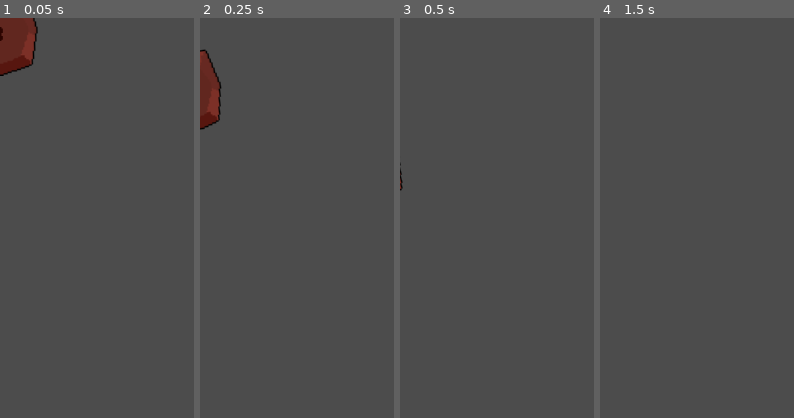
Above: before the commit, frames 1-4 (left to right).
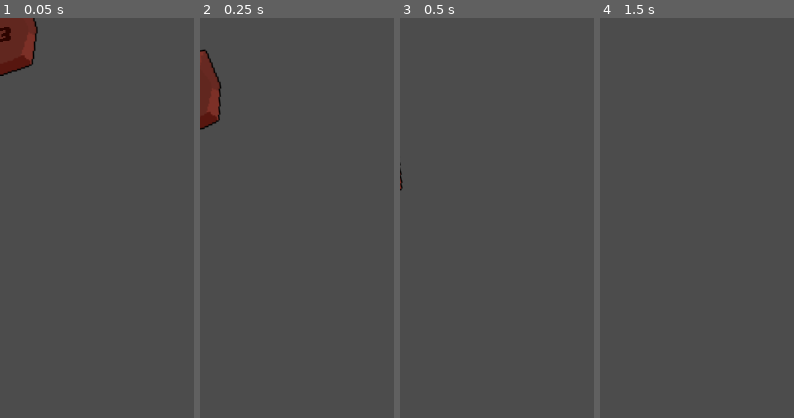
Above: after the commit, the same moments.

Repository: MrZak-dev/godot_3.1_jumping_balls
Game: Godot game, scene res://scenes/pixel_rocks/medium_rock.tscn
Same seed, same stepped clock (60 frames per second), same inputs: the game is played once before the commit and once after it. This scene is started directly instead of the project's main scene.
Inputs (mouse positions are % of the whole screen's width and height, from its top left):
- Up to frame 1 (0.05 s): no input
- Up to frame 2 (0.25 s): no input
- Up to frame 3 (0.5 s): no input
- Up to frame 4 (1.5 s): move the mouse to (72, 45) at 0.52 s; click (72, 45) at 0.67 s; tap Enter at 1.25 s; move the mouse to (30, 55) at 1.27 s; click (30, 55) at 1.42 s
The pictures show only the part of the screen within x 0-50%, y 0-50%; the shares and areas given below are measured in that part.

The runs differ from the first frame. In frame 1, 0.2% of the frame differs, in the area x 0-6%, y 2-6%; in frame 2, nothing differs; in frame 3, nothing differs; in frame 4, nothing differs.

Commit message:
spaceship now dropping rocks

Diff:
--- a/scenes/main_scene.tscn
+++ b/scenes/main_scene.tscn
@@ -111,3 +111,5 @@
 position = Vector2( 721.525, 2200.18 )
 
 [node name="spaceship" parent="." instance=ExtResource( 4 )]
+
+[node name="rocks" type="Node2D" parent="."]
--- a/scenes/pixel_rocks/rock.gd
+++ b/scenes/pixel_rocks/rock.gd
@@ -13,8 +13,9 @@
 var rock_score : int
 
 func _ready():
+	global_variables.number_of_rocks_in_scene += 1 #each time a rock is created increase number of rocks in scene by 1
 	randomize()
-	rock_score = randi() % 20 + 1
+	rock_score = randi() % 50 + 1
 	global_variables.global_rocks_value += rock_score # global rock value increased each time a rock is generated
 	global_variables.current_rocks_value += rock_score # rock value currently in scene
 	raycast = $topRC
@@ -33,7 +34,8 @@
 		velocity.y = min(velocity.y + GRAVITY , 1100)
 	sprite.rotation_degrees += ROTATION * delta ##ball rotation
 	$Label.rect_rotation += ROTATION * delta
-	if rock_score == 0 :
+	if rock_score <= 0 :
+		global_variables.number_of_rocks_in_scene -= 1 #each time a rock is destroyed decrease number of rocks by 1
 		queue_free() # TODO : play explosion animation then free
 
 func _on_AnimatedSprite_animation_finished(): ##signal
--- a/scenes/player/bullet/bullet.gd
+++ b/scenes/player/bullet/bullet.gd
@@ -20,20 +20,19 @@
 func _on_bullet_body_entered(body):
 	speed = -300
 	$AnimatedSprite.play("explosion")
-	body.rock_score -= 1
-	global_variables.current_rocks_value -= 1 # current number of rocks being hitted by the player
+	body.rock_score -= 3
+	global_variables.current_rocks_value -= 3 # current number of rocks being hitted by the player
+	var body_sprite : Node  = body.get_child(0)
+	body_sprite.play("hit_taking")
 
 	#### test each hit if the current rocks value = half of the global rocks value
 	var space_shipt_existence = get_parent().get_node_or_null("/root/main_scene/spaceship")
-	if( global_variables.current_rocks_value < global_variables.global_rocks_value  and space_shipt_existence == null):
-		spaceship.add_to_group("spaceship")
-		get_parent().add_child(spaceship)
+	if( global_variables.current_rocks_value < (global_variables.global_rocks_value/2)  and space_shipt_existence == null and global_variables.number_of_rocks_in_scene < global_variables.total_number_of_rocks):
+		call_deferred("add_spaceship_node")# bring the spaceship to the game
 
+func add_spaceship_node() -> void :
+	get_parent().add_child(spaceship)
 
-
-
-	var body_sprite : Node  = body.get_child(0)
-	body_sprite.play("hit_taking")
 
 func _on_AnimatedSprite_animation_finished():
 	queue_free()
--- a/scenes/player/cannon/player.tscn
+++ b/scenes/player/cannon/player.tscn
@@ -9,7 +9,7 @@
 "frames": [ ExtResource( 2 ), ExtResource( 3 ) ],
 "loop": true,
 "name": "fire",
-"speed": 8.0
+"speed": 16.0
 } ]
 
 [node name="tween_player" type="Area2D"]
@@ -27,7 +27,7 @@
 position = Vector2( -3.56738, -165.708 )
 
 [node name="Timer" type="Timer" parent="."]
-wait_time = 0.25
+wait_time = 0.13
 autostart = true
 
 [node name="CollisionPolygon2D" type="CollisionPolygon2D" parent="."]
--- a/scenes/spaceship/spaceship.gd
+++ b/scenes/spaceship/spaceship.gd
@@ -5,9 +5,9 @@
 onready var tween = get_node("tween")
 onready var spaceship_image = get_node("image")
 onready var center_drop_position = get_node("center_drop_position")
-onready var timer = get_node("Timer")
+onready var spaceship_drop_timer = get_node("spaceship_drop_timer")
 
-onready var center_rock = ROCK.instance()
+
 
 var spaceship_leaving_position : Vector2
 func _ready():
@@ -23,15 +23,19 @@
 		spaceship_leaving_position = Vector2(-720 - spaceship_width ,0)#if it comes from right it complete leaving to left area
 	tween.interpolate_property(self,"position:x",get_position().x,720,2,Tween.TRANS_QUINT,Tween.EASE_OUT) #720 means the center of the screen
 	tween.start()
-	timer.start()
+	spaceship_drop_timer.start()
 
 
 
 func _on_Timer_timeout():
+	var center_rock = ROCK.instance()
 	center_rock.position = center_drop_position.global_position #set the rock position to the position2d node
-	get_parent().add_child(center_rock)# add the rock to parent node (spaceship)
-	tween.interpolate_property(self,"position:x",get_position().x,spaceship_leaving_position.x,3,Tween.TRANS_BACK,Tween.EASE_IN_OUT)
-	tween.start()
+	if global_variables.number_of_rocks_in_scene < global_variables.total_number_of_rocks: # keep dropping rocks untill it reachs total number wanted
+		get_node("/root/main_scene/rocks/").add_child(center_rock)# add the rock to parent node (spaceship)
+		spaceship_drop_timer.start()
+	else:
+		tween.interpolate_property(self,"position:x",get_position().x,spaceship_leaving_position.x,3,Tween.TRANS_BACK,Tween.EASE_IN_OUT)
+		tween.start()
 
 
 
--- a/scenes/spaceship/spaceship.tscn
+++ b/scenes/spaceship/spaceship.tscn
@@ -9,9 +9,6 @@
 [node name="spaceship" type="Area2D"]
 position = Vector2( 730, 300 )
 script = ExtResource( 1 )
-__meta__ = {
-"_edit_group_": true
-}
 
 [node name="image" type="Sprite" parent="."]
 scale = Vector2( 1.8, 1.8 )
@@ -33,10 +30,12 @@
 [node name="left_drop_position" type="Position2D" parent="."]
 position = Vector2( -480, 100 )
 
-[node name="Timer" type="Timer" parent="."]
-wait_time = 3.0
+[node name="spaceship_drop_timer" type="Timer" parent="."]
+wait_time = 2.0
 one_shot = true
 
 [node name="VisibilityNotifier2D" type="VisibilityNotifier2D" parent="."]
-[connection signal="timeout" from="Timer" to="." method="_on_Timer_timeout"]
+position = Vector2( 0.5, -0.5 )
+scale = Vector2( 67.85, 27.95 )
+[connection signal="timeout" from="spaceship_drop_timer" to="." method="_on_Timer_timeout"]
 [connection signal="viewport_exited" from="VisibilityNotifier2D" to="." method="_on_VisibilityNotifier2D_viewport_exited"]
--- a/scripts/global_variables.gd
+++ b/scripts/global_variables.gd
@@ -3,11 +3,9 @@
 #game variables
 var global_rocks_value : int = 0 # contains rocks value in general from the level beginning
 var current_rocks_value : int = 0 #contains number of rocks value currently in scene
-#ball variables
-var ball_falling_speed : int
 
+var total_number_of_rocks = 3 # total number of rock that the player should interract with each level
+var number_of_rocks_in_scene = 0# number of rocks that the player is currently interracting with
 
-
-func _ready():
-	ball_falling_speed = 1100
-	pass
+#rock scene global variables
+var rock_fall_speed : int = 0#global ball falling speed
--- a/scripts/main_scene.gd
+++ b/scripts/main_scene.gd
@@ -1,22 +1 @@
 extends Node2D
-
-const SPACESHIP_SCENE = preload("res://scenes/spaceship/spaceship.tscn")
-var spaceship
-# Called when the node enters the scene tree for the first time.
-func _ready():
-
-	#add_child(spaceship)
-	pass
-"""
-func _process(delta):
-	if !is_a_parent_of(spaceship) :
-		if global_variables.current_rocks_value == (global_variables.global_rocks_value / 2):
-			spaceship = SPACESHIP_SCENE.instance()
-			get_parent().add_child(spaceship)
-
-	else :
-		print("Yes")
-
-
-
-"""
